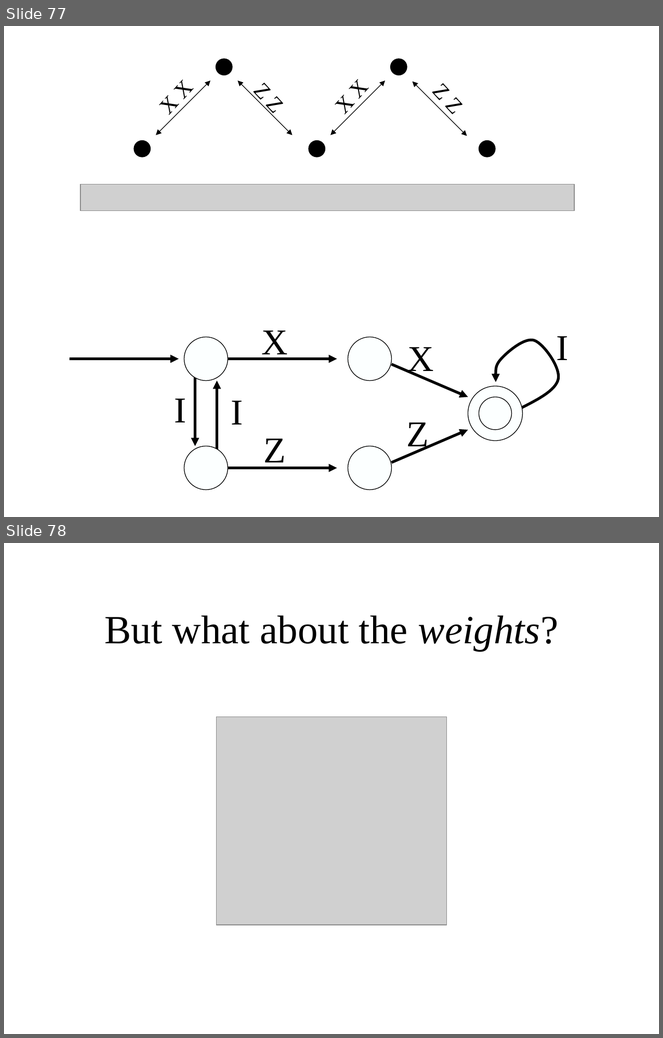
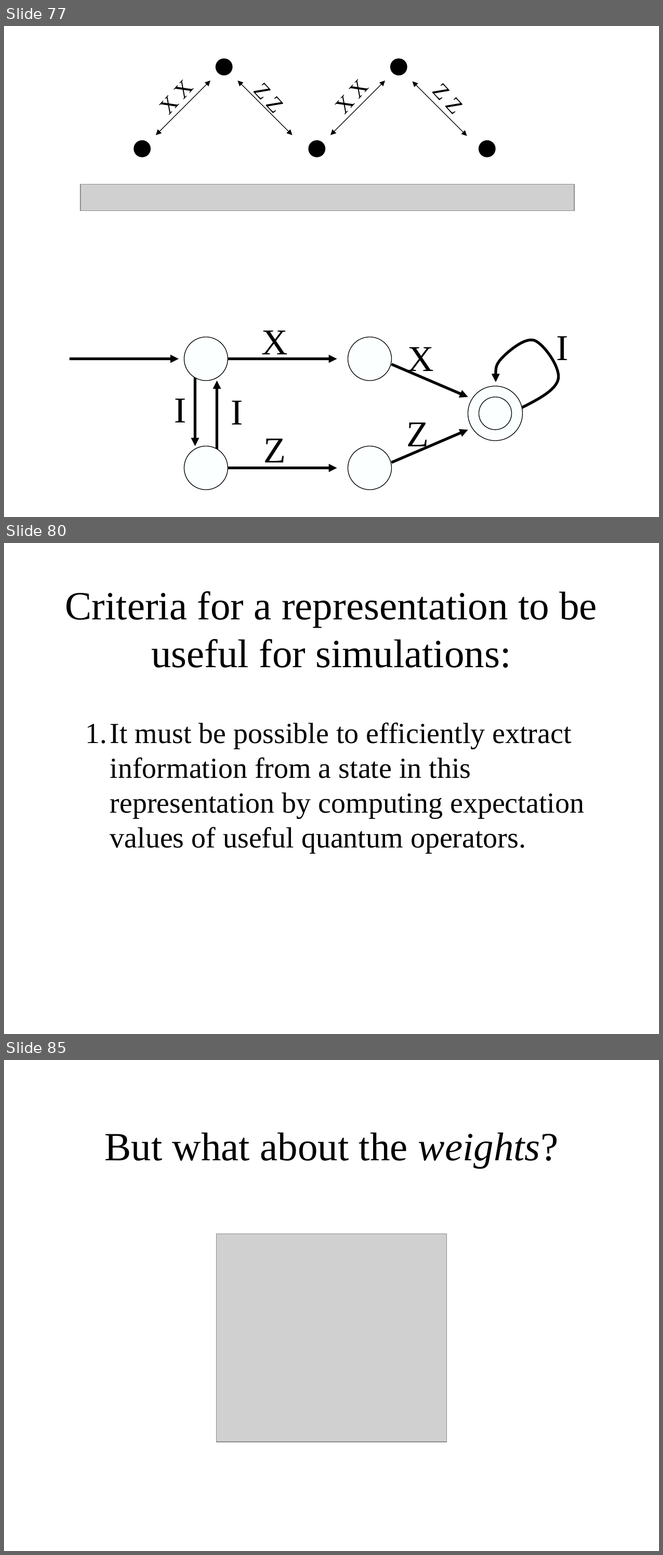
Before and after one commit to gcross/QC-Talks, a slide deck: GeneralExam/WeaponsOfMassSimulation.odp. Shown one above the other, each under a label of ours: slides 77 and 78 before the commit, slides 77, 80 and 85 after it; the slides between them are not shown. The pictures are 663x1038 and 663x1555 pixels, drawn with LibreOffice and Linux fonts; fonts in the diff are those of the drawing; grey boxes stand for pictures; background and template pictures are left out. Boxes give left, top, right and bottom in pixels: in the first picture for what was removed or moved away, otherwise in the second. Text is boxed around its words. In the diff, an @@ line names an element or a change of style, - is before the commit and + after.

```diff
--- a/GeneralExam/WeaponsOfMassSimulation.odp
+++ b/GeneralExam/WeaponsOfMassSimulation.odp
@@ slide 80 added at (4,543,659,1034), background picture (left out) @@
@@ title added at (65,591,597,668), 44 pt, text #000000 @@
+Criteria for a representation to be useful for simulations:
@@ text added at (86,722,584,853), 32 pt, text #000000 @@
+1. It must be possible to efficiently extract information from a state in this representation by computing expectation values of useful quantum operators.
@@ what was slide 78 is now slide 85 @@
```
Also in this commit, not shown: 5 slides changed, 6 other slides added.
